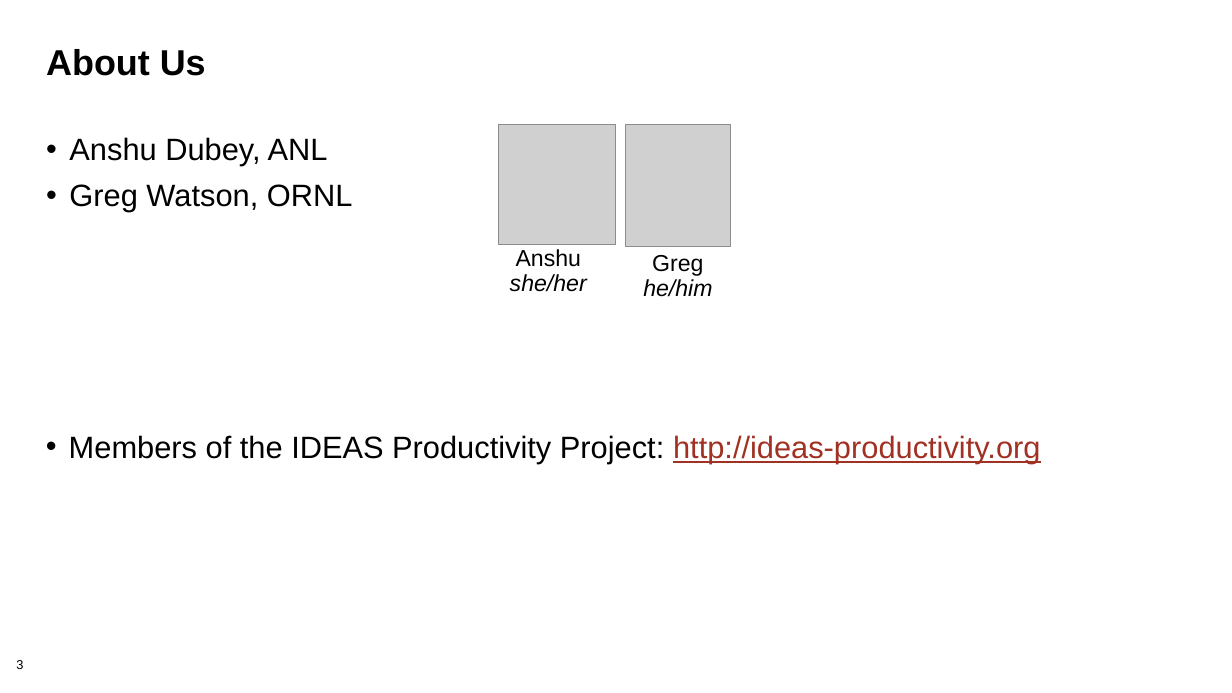
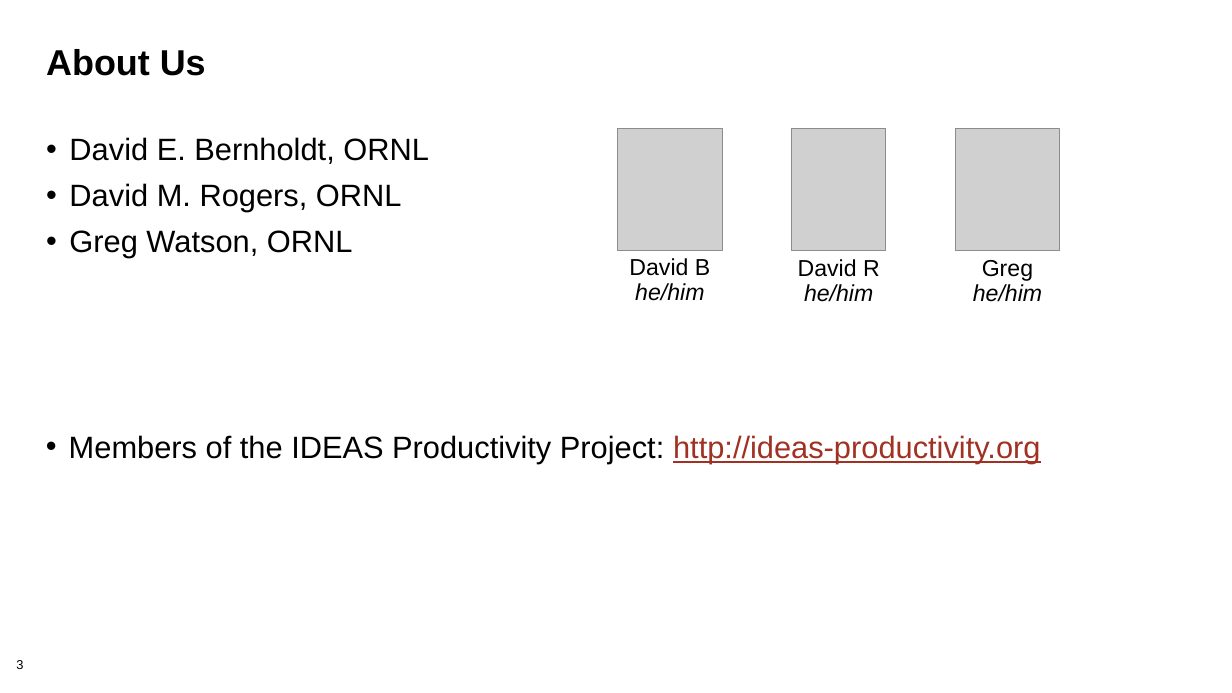
Before and after one commit to bssw-tutorial/presentations, a slide deck: slide 3 of intro.pptx. Drawn at 1232x693 pixels with LibreOffice and Linux fonts; fonts in the diff are those of the drawing; grey boxes stand for pictures; background and template pictures are left out. Boxes give left, top, right and bottom in pixels: in the first picture for what was removed or moved away, otherwise in the second. Text is boxed around its words. In the diff, an @@ line names an element or a change of style, - is before the commit and + after.

```diff
--- a/intro.pptx
+++ b/intro.pptx
@@ text at [69, 137, 429, 212]: text changed @@
-• Anshu Dubey, ANL
+• David E. Bernholdt, ORNL
+• David M. Rogers, ORNL
@@ picture removed at [498, 125, 616, 245] @@
@@ picture added at [617, 128, 723, 250] @@
@@ picture added at [791, 128, 885, 250] @@
@@ picture: place and size @@
-picture at [626, 125, 731, 247]
+picture at [955, 128, 1060, 250]
@@ text removed at [510, 249, 587, 292] @@
-Anshu
-she/her
@@ text added at [629, 258, 710, 301], 18 pt, text #000000 @@
+David B
+he/him
@@ text added at [798, 259, 880, 302], 18 pt, text #000000 @@
+David R
+he/him
@@ text "Greg": place and size @@
-text "Greg" at [643, 255, 712, 297]
+text "Greg" at [973, 260, 1042, 302]
```
Also in this commit, not shown: 4 other slides changed, 1 slide removed.
